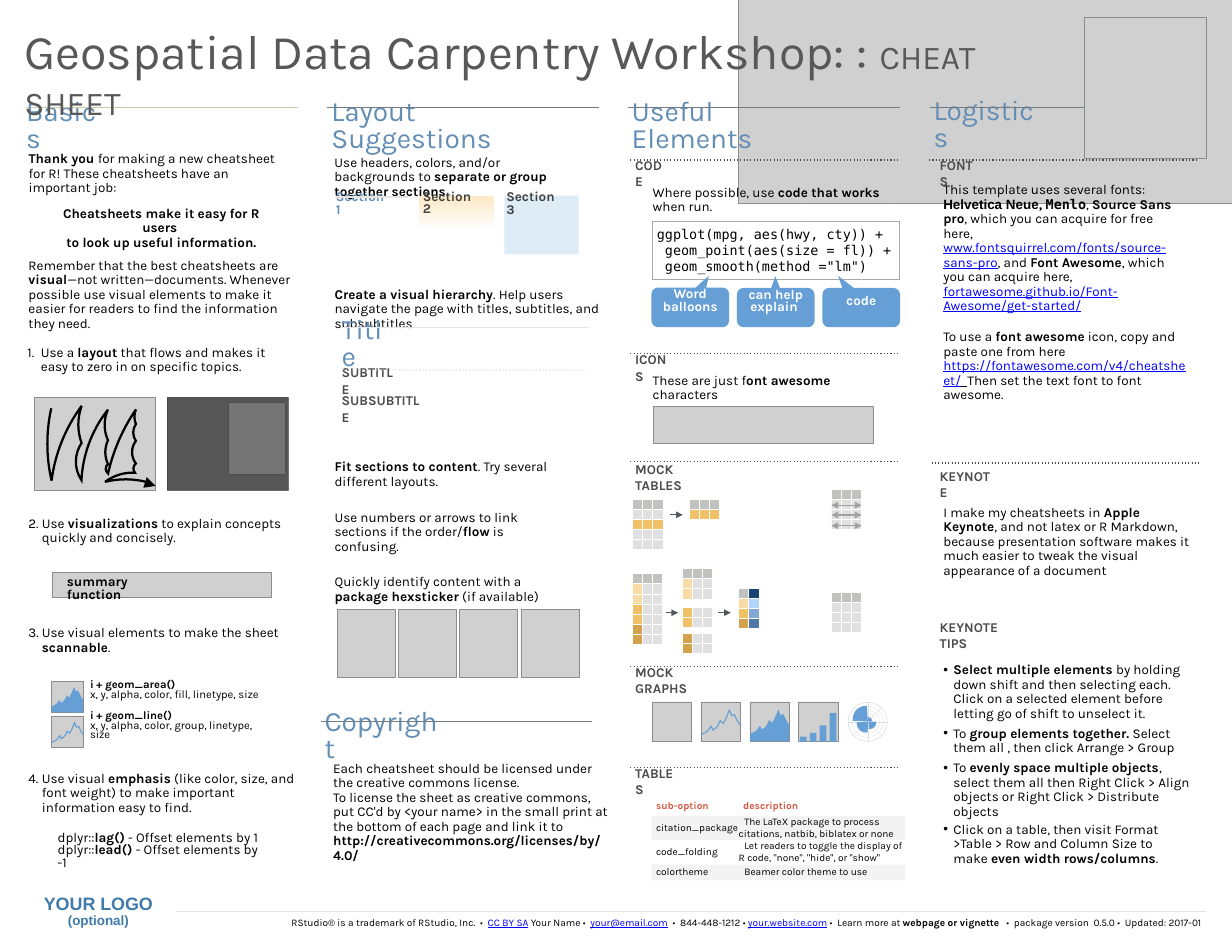
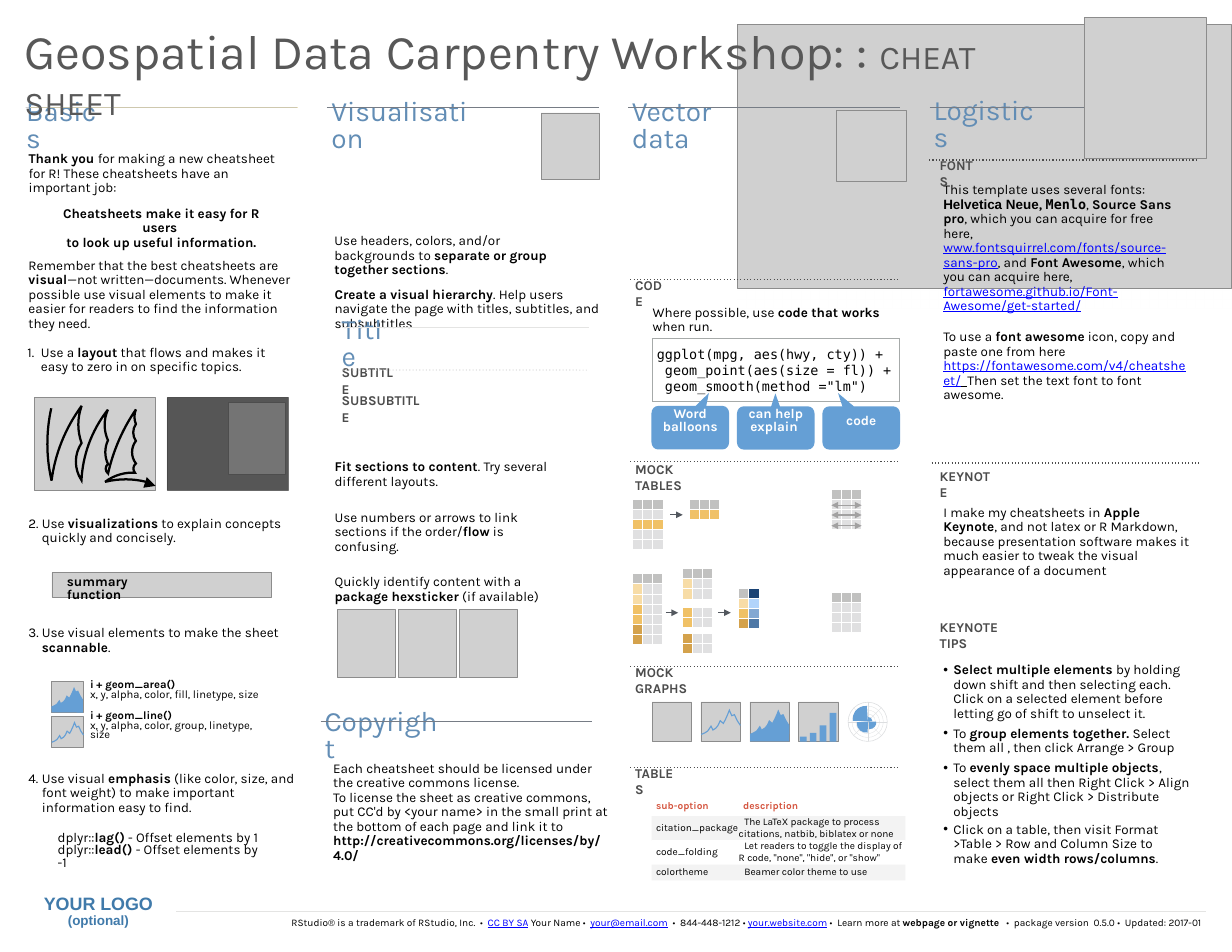
Before and after one commit to carpentries-incubator/r-geospatial-urban, a slide deck: slide 1 of instructors/cheatsheet/GDCU_cheatsheet.pptx (slide 2 before the commit). Drawn at 1232x952 pixels with LibreOffice and Linux fonts; fonts in the diff are those of the drawing; grey boxes stand for pictures; background and template pictures are left out. Boxes give left, top, right and bottom in pixels: in the first picture for what was removed or moved away, otherwise in the second. Text is boxed around its words. In the diff, an @@ line names an element or a change of style, - is before the commit and + after.

Commit message:
link GDCU cheatsheet to episode 18

```diff
--- a/instructors/cheatsheet/GDCU_cheatsheet.pptx
+++ b/instructors/cheatsheet/GDCU_cheatsheet.pptx
@@ 5 triangles, 1 picture, 1 rectangle moved together from (x1=738, y1=0, x2=1232, y2=224) to (x1=738, y1=0, x2=1232, y2=309) @@
@@ text at (x1=331, y1=103, x2=491, y2=154): text changed @@
-  Layout Suggestions
+  Visualisation
@@ picture added at (x1=541, y1=113, x2=599, y2=180) @@
@@ text at (x1=632, y1=103, x2=711, y2=149): text changed @@
-  Useful Elements
+  Vector data
@@ picture added at (x1=836, y1=110, x2=906, y2=181) @@
@@ line removed from (335, 197) to (408, 197) @@
@@ text removed at (x1=336, y1=189, x2=384, y2=214) @@
-  Section 1
@@ rectangle removed at (x1=419, y1=197, x2=493, y2=230) @@
@@ text removed at (x1=423, y1=188, x2=471, y2=213) @@
-  Section 2
@@ rectangle removed at (x1=505, y1=195, x2=579, y2=254) @@
@@ text removed at (x1=506, y1=191, x2=554, y2=214) @@
-  Section 3
@@ text "Use headers, colors, and/or backgrounds ..." moved from (x1=334, y1=154, x2=547, y2=199) to (x1=334, y1=235, x2=547, y2=278) @@
@@ line moved from (631, 160) - (897, 160) to (631, 280) - (897, 280) @@
@@ text "Where possible, use code that ..." moved from (x1=653, y1=184, x2=880, y2=211) to (x1=653, y1=307, x2=880, y2=331) @@
@@ line removed from (631, 353) to (897, 353) @@
@@ text removed at (x1=634, y1=358, x2=674, y2=377) @@
-  ICONS
@@ rectangle "ggplot(mpg, aes(hwy, cty)) +" resized from (x1=652, y1=222, x2=900, y2=280) to (x1=652, y1=339, x2=900, y2=402) @@
@@ text removed at (x1=653, y1=375, x2=831, y2=399) @@
-These are just font awesome characters
@@ freeform shape "Word balloons" resized from (x1=651, y1=276, x2=729, y2=327) to (x1=651, y1=393, x2=729, y2=449) @@
@@ picture removed at (x1=654, y1=406, x2=873, y2=443) @@
@@ freeform shape "can help explain" resized from (x1=737, y1=277, x2=814, y2=327) to (x1=737, y1=393, x2=814, y2=450) @@
@@ freeform shape "code" resized from (x1=822, y1=276, x2=900, y2=327) to (x1=822, y1=393, x2=900, y2=449) @@
@@ picture removed at (x1=521, y1=610, x2=579, y2=676) @@
```
Also in this commit, not shown: 1 other slide changed, 1 slide added, 1 other file.
